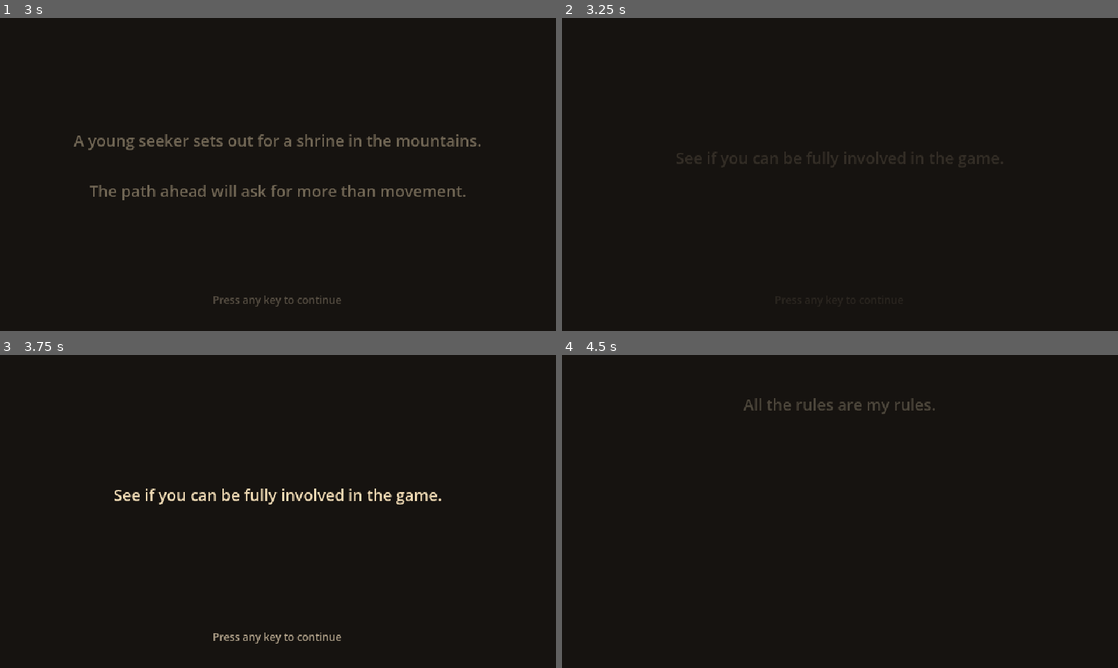
Above: before the commit, frames 1-4 (two rows, left to right).
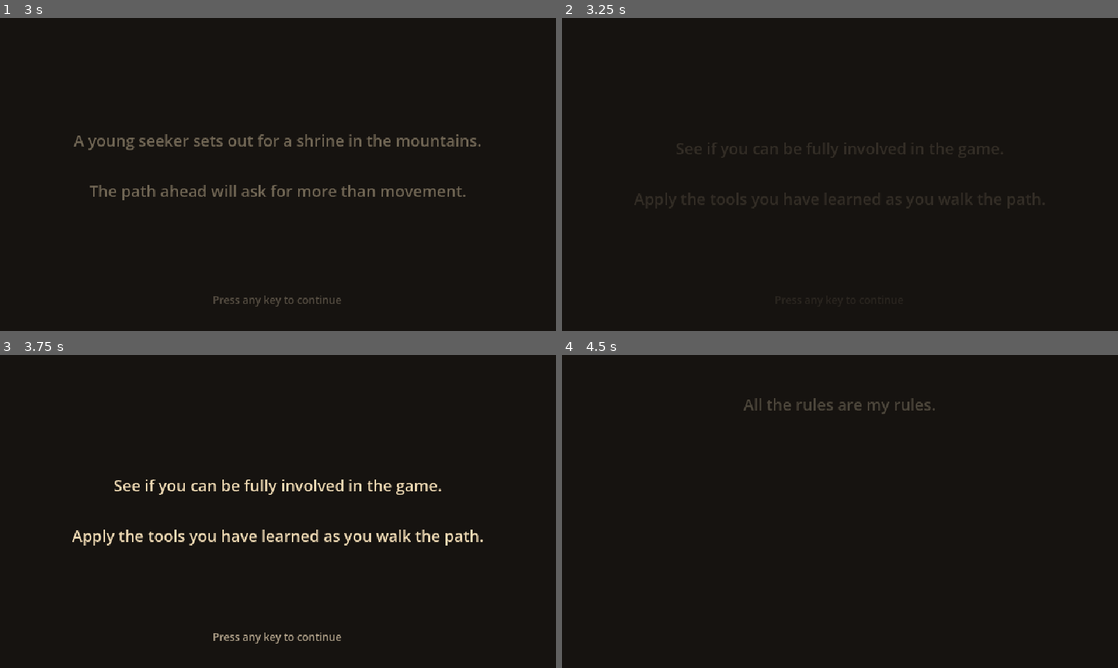
Above: after the commit, the same moments.

Repository: MariusHeider/the-still-path
Game: Godot game, scene res://Scenes/title.tscn
The game is run twice, just before and just after one commit, with the same random seed, the same clock (stepped at 60 frames per second) and the same inputs. Sound files missing from this copy of the repository are replaced by a short silence.
Inputs (mouse positions are in pixels of both pictures, inside the frame that each line leads up to):
- Up to frame 1 (3 s): tap Enter every 0.75 s from 0.5 to 2.75 s; move the mouse to (400, 158) at 0.52 s; hold D (move_right) 0.53-2.03 s; tap E (interact) every 0.75 s from 0.6 to 2.85 s; click (400, 158) at 0.67 s; tap Space (jump) at 0.77, 1.52 s; move the mouse to (166, 190) at 1.27 s; click (166, 190) at 1.42 s; move the mouse to (333, 105) at 2.02 s; hold A (move_left) 2.03-2.78 s; click (333, 105) at 2.17 s; move the mouse to (250, 237) at 2.77 s; hold D (move_right) from 2.78 s (still down); click (250, 237) at 2.92 s
- Up to frame 2 (3.25 s): keep holding D (move_right); tap Space (jump) at 3.02 s
- Up to frame 3 (3.75 s): keep holding D (move_right); tap Enter at 3.5 s; move the mouse to (444, 558) at 3.52 s; tap E (interact) at 3.6 s; click (444, 558) at 3.67 s
- Up to frame 4 (4.5 s): tap Space (jump) at 3.77 s; tap Enter at 4.25 s; move the mouse to (673, 464) at 4.27 s; release D (move_right) at 4.28 s; hold A (move_left) from 4.28 s (still down); tap E (interact) at 4.35 s; click (673, 464) at 4.42 s

Frame 1 is identical in both runs. In frame 2, 1.5% of the frame differs, in the area x 13-87%, y 39-61%; in frame 3, 2.9%; in frame 4, nothing differs.

Commit message:
Update gameplay guidance

Diff:
--- a/Scenes/title.tscn
+++ b/Scenes/title.tscn
@@ -1,8 +1,9 @@
-[gd_scene load_steps=2 format=3]
-
-[ext_resource type="Script" path="res://Scripts/title.gd" id="1_title"]
-
-[node name="Title" type="Control"]
+[gd_scene format=3 uid="uid://dy2bjq485cino"]
+
+[ext_resource type="Script" uid="uid://ck08k5sura2y7" path="res://Scripts/title.gd" id="1_title"]
+
+[node name="Title" type="Control" unique_id=338269514]
+layout_mode = 3
 anchors_preset = 15
 anchor_right = 1.0
 anchor_bottom = 1.0
@@ -11,8 +12,8 @@
 mouse_filter = 2
 script = ExtResource("1_title")
 
-[node name="Background" type="ColorRect" parent="."]
-anchors_preset = 15
+[node name="Background" type="ColorRect" parent="." unique_id=884929325]
+layout_mode = 0
 anchor_right = 1.0
 anchor_bottom = 1.0
 grow_horizontal = 2
@@ -20,10 +21,12 @@
 mouse_filter = 2
 color = Color(0.086, 0.074, 0.062, 1)
 
-[node name="TitleStage" type="Control" parent="."]
-mouse_filter = 2
-
-[node name="Title" type="Label" parent="TitleStage"]
+[node name="TitleStage" type="Control" parent="." unique_id=672407961]
+anchors_preset = 0
+mouse_filter = 2
+
+[node name="Title" type="Label" parent="TitleStage" unique_id=2025580787]
+layout_mode = 0
 offset_top = 132.0
 offset_right = 640.0
 offset_bottom = 176.0
@@ -32,7 +35,8 @@
 text = "THE STILL PATH"
 horizontal_alignment = 1
 
-[node name="Prompt" type="Label" parent="TitleStage"]
+[node name="Prompt" type="Label" parent="TitleStage" unique_id=2048509611]
+layout_mode = 0
 offset_top = 316.0
 offset_right = 640.0
 offset_bottom = 338.0
@@ -41,11 +45,13 @@
 text = "Press any key"
 horizontal_alignment = 1
 
-[node name="ControlsStage" type="Control" parent="."]
-visible = false
-mouse_filter = 2
-
-[node name="Invitation" type="Label" parent="ControlsStage"]
+[node name="ControlsStage" type="Control" parent="." unique_id=222501456]
+visible = false
+anchors_preset = 0
+mouse_filter = 2
+
+[node name="Invitation" type="Label" parent="ControlsStage" unique_id=1163543308]
+layout_mode = 0
 offset_top = 70.0
 offset_right = 640.0
 offset_bottom = 100.0
@@ -54,7 +60,8 @@
 text = "Take a moment to become aware of the controls."
 horizontal_alignment = 1
 
-[node name="Table" type="HBoxContainer" parent="ControlsStage"]
+[node name="Table" type="HBoxContainer" parent="ControlsStage" unique_id=462785762]
+layout_mode = 0
 offset_left = 112.0
 offset_top = 126.0
 offset_right = 528.0
@@ -62,68 +69,69 @@
 theme_override_constants/separation = 20
 alignment = 1
 
-[node name="Actions" type="VBoxContainer" parent="ControlsStage/Table"]
+[node name="Actions" type="VBoxContainer" parent="ControlsStage/Table" unique_id=949403223]
 custom_minimum_size = Vector2(136, 0)
 layout_mode = 2
 theme_override_constants/separation = 12
 
-[node name="Row0" type="Label" parent="ControlsStage/Table/Actions"]
+[node name="Row0" type="Label" parent="ControlsStage/Table/Actions" unique_id=1186674641]
 layout_mode = 2
 theme_override_colors/font_color = Color(0.886, 0.827, 0.706, 1)
 theme_override_font_sizes/font_size = 16
 text = "Walk Left"
 
-[node name="Row1" type="Label" parent="ControlsStage/Table/Actions"]
+[node name="Row1" type="Label" parent="ControlsStage/Table/Actions" unique_id=636726769]
 layout_mode = 2
 theme_override_colors/font_color = Color(0.886, 0.827, 0.706, 1)
 theme_override_font_sizes/font_size = 16
 text = "Walk Right"
 
-[node name="Row2" type="Label" parent="ControlsStage/Table/Actions"]
+[node name="Row2" type="Label" parent="ControlsStage/Table/Actions" unique_id=1284340807]
 layout_mode = 2
 theme_override_colors/font_color = Color(0.886, 0.827, 0.706, 1)
 theme_override_font_sizes/font_size = 16
 text = "Jump"
 
-[node name="Row3" type="Label" parent="ControlsStage/Table/Actions"]
+[node name="Row3" type="Label" parent="ControlsStage/Table/Actions" unique_id=1141925396]
 layout_mode = 2
 theme_override_colors/font_color = Color(0.886, 0.827, 0.706, 1)
 theme_override_font_sizes/font_size = 16
 text = "Sit / Interact"
 
-[node name="Divider" type="VSeparator" parent="ControlsStage/Table"]
-layout_mode = 2
+[node name="Divider" type="VSeparator" parent="ControlsStage/Table" unique_id=352893789]
 modulate = Color(0.706, 0.647, 0.553, 0.45)
-
-[node name="Keys" type="VBoxContainer" parent="ControlsStage/Table"]
+layout_mode = 2
+
+[node name="Keys" type="VBoxContainer" parent="ControlsStage/Table" unique_id=1506287765]
 layout_mode = 2
 theme_override_constants/separation = 12
 
-[node name="Row0" type="Label" parent="ControlsStage/Table/Keys"]
+[node name="Row0" type="Label" parent="ControlsStage/Table/Keys" unique_id=962258165]
 layout_mode = 2
 theme_override_colors/font_color = Color(0.886, 0.827, 0.706, 1)
 theme_override_font_sizes/font_size = 16
 text = "A / Left Arrow"
 
-[node name="Row1" type="Label" parent="ControlsStage/Table/Keys"]
+[node name="Row1" type="Label" parent="ControlsStage/Table/Keys" unique_id=887868378]
 layout_mode = 2
 theme_override_colors/font_color = Color(0.886, 0.827, 0.706, 1)
 theme_override_font_sizes/font_size = 16
 text = "D / Right Arrow"
 
-[node name="Row2" type="Label" parent="ControlsStage/Table/Keys"]
+[node name="Row2" type="Label" parent="ControlsStage/Table/Keys" unique_id=1792515282]
 layout_mode = 2
 theme_override_colors/font_color = Color(0.886, 0.827, 0.706, 1)
 theme_override_font_sizes/font_size = 16
 text = "Space / W / Up Arrow"
 
-[node name="Row3" type="Label" parent="ControlsStage/Table/Keys"]
+[node name="Row3" type="Label" parent="ControlsStage/Table/Keys" unique_id=1071602568]
 layout_mode = 2
 theme_override_colors/font_color = Color(0.886, 0.827, 0.706, 1)
 theme_override_font_sizes/font_size = 16
 text = "E"
 
-[node name="Prompt" type="Label" parent="ControlsStage"]
+[node name="Prompt" type="Label" parent="ControlsStage" unique_id=1102506433]
+layout_mode = 0
 offset_top = 316.0
 offset_right = 640.0
 offset_bottom = 338.0
@@ -132,20 +140,25 @@
 text = "Press any key to continue"
 horizontal_alignment = 1
 
-[node name="PremiseStage" type="Control" parent="."]
-visible = false
-mouse_filter = 2
-
-[node name="Sentence" type="Label" parent="PremiseStage"]
+[node name="PremiseStage" type="Control" parent="." unique_id=1315035360]
+visible = false
+anchors_preset = 0
+mouse_filter = 2
+
+[node name="Sentence" type="Label" parent="PremiseStage" unique_id=557361712]
+layout_mode = 0
 offset_top = 128.0
 offset_right = 640.0
 offset_bottom = 224.0
 theme_override_colors/font_color = Color(0.937, 0.855, 0.706, 1)
 theme_override_font_sizes/font_size = 18
-text = "A young seeker sets out for a shrine in the mountains.\n\nThe path ahead will ask for more than movement."
-horizontal_alignment = 1
-
-[node name="Prompt" type="Label" parent="PremiseStage"]
+text = "A young seeker sets out for a shrine in the mountains.
+
+The path ahead will ask for more than movement."
+horizontal_alignment = 1
+
+[node name="Prompt" type="Label" parent="PremiseStage" unique_id=591996877]
+layout_mode = 0
 offset_top = 316.0
 offset_right = 640.0
 offset_bottom = 338.0
@@ -154,20 +167,25 @@
 text = "Press any key to continue"
 horizontal_alignment = 1
 
-[node name="InvolvementStage" type="Control" parent="."]
-visible = false
-mouse_filter = 2
-
-[node name="Sentence" type="Label" parent="InvolvementStage"]
-offset_top = 148.0
-offset_right = 640.0
-offset_bottom = 190.0
-theme_override_colors/font_color = Color(0.937, 0.855, 0.706, 1)
-theme_override_font_sizes/font_size = 18
-text = "See if you can be fully involved in the game."
-horizontal_alignment = 1
-
-[node name="Prompt" type="Label" parent="InvolvementStage"]
+[node name="InvolvementStage" type="Control" parent="." unique_id=1998305891]
+visible = false
+anchors_preset = 0
+mouse_filter = 2
+
+[node name="Sentence" type="Label" parent="InvolvementStage" unique_id=1614114815]
+layout_mode = 0
+offset_top = 137.0
+offset_right = 640.0
+offset_bottom = 221.0
+theme_override_colors/font_color = Color(0.937, 0.855, 0.706, 1)
+theme_override_font_sizes/font_size = 18
+text = "See if you can be fully involved in the game.
+
+Apply the tools you have learned as you walk the path."
+horizontal_alignment = 1
+
+[node name="Prompt" type="Label" parent="InvolvementStage" unique_id=1599344784]
+layout_mode = 0
 offset_top = 316.0
 offset_right = 640.0
 offset_bottom = 338.0
@@ -176,8 +194,9 @@
 text = "Press any key to continue"
 horizontal_alignment = 1
 
-[node name="Principle" type="Label" parent="."]
-visible = false
+[node name="Principle" type="Label" parent="." unique_id=1227755434]
+visible = false
+layout_mode = 0
 offset_left = 20.0
 offset_top = 44.0
 offset_right = 620.0
Not shown, changed: export_presets.cfg
Not shown, changed: docs/index.html
Not shown, changed: docs/index.js
Not shown, changed: docs/index.pck
Not shown, changed: docs/index.wasm
